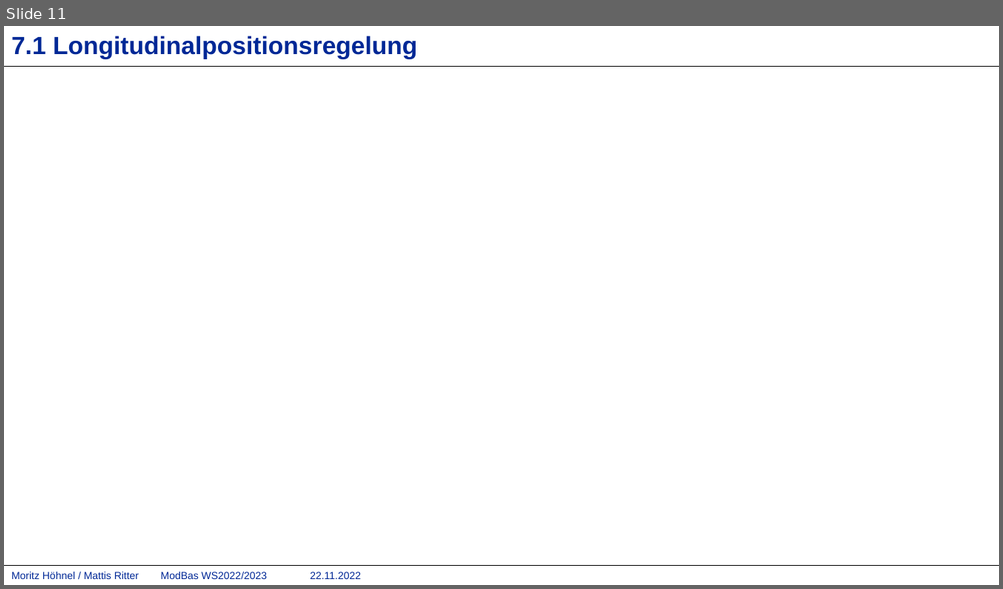
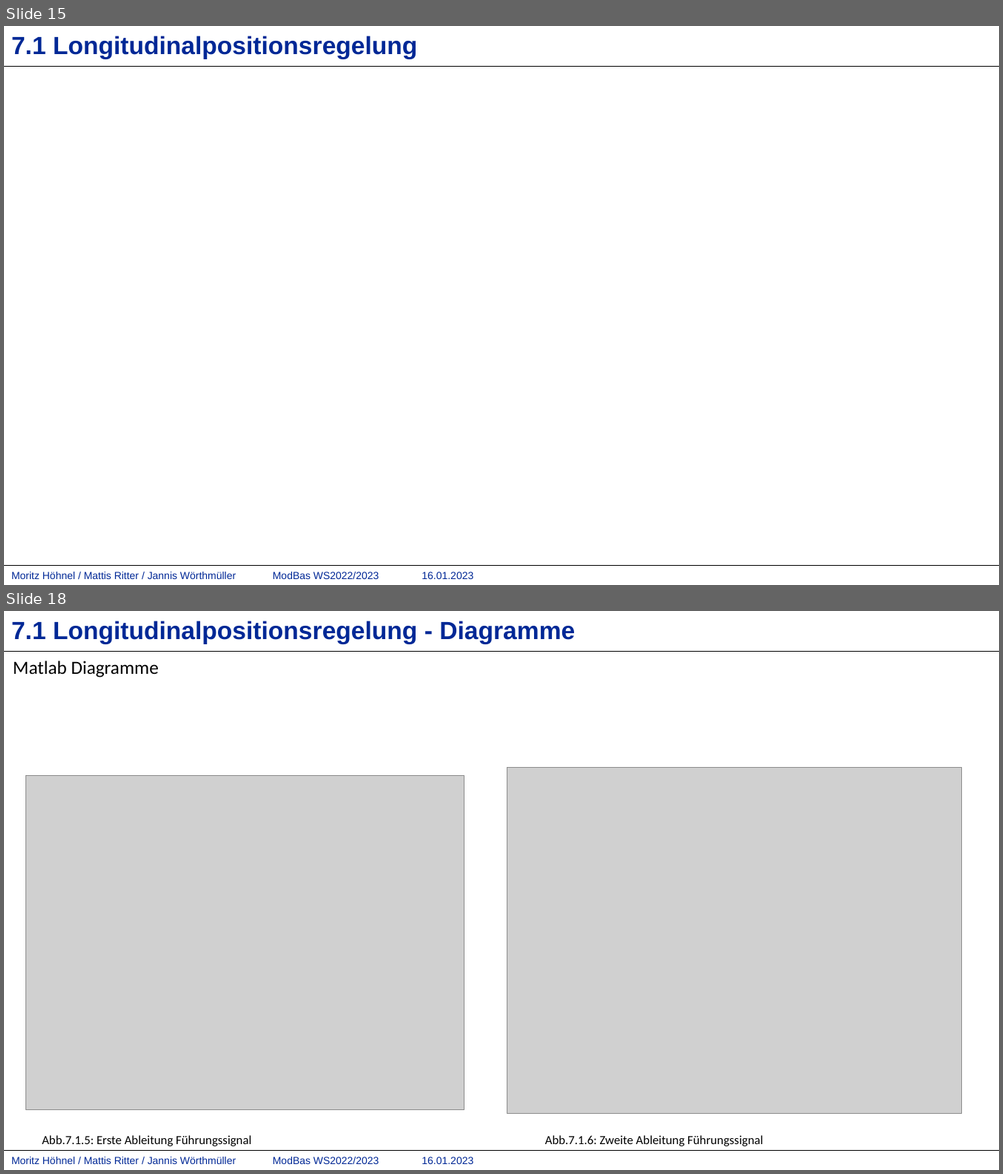
Before and after one commit to mattisritter/VerteilteSysteme, a slide deck: Modbas/Doku/ModBas.pptx. Shown one above the other, each under a label of ours: slide 11 before the commit, slides 15 and 18 after it; the slides between them are not shown. The pictures are 1003x589 and 1003x1174 pixels, drawn with LibreOffice and Linux fonts; fonts in the diff are those of the drawing; grey boxes stand for pictures; background and template pictures are left out. Boxes give left, top, right and bottom in pixels: in the first picture for what was removed or moved away, otherwise in the second. Text is boxed around its words. In the diff, an @@ line names an element or a change of style, - is before the commit and + after.

```diff
--- a/Modbas/Doku/ModBas.pptx
+++ b/Modbas/Doku/ModBas.pptx
@@ slide 18 added at box(4, 611, 999, 1170), background #FFFFFF; not listed: 3 template elements that a slide beside it also shows @@
@@ title added at box(11, 621, 575, 644), 24 pt, text #002896, bold @@
+7.1 Longitudinalpositionsregelung - Diagramme
@@ text added at box(13, 661, 159, 678), 18 pt, text #000000 @@
+Matlab Diagramme
@@ table added at box(4, 709, 998, 1144), 2 rows, 2 columns @@
+ | 
+ | 
@@ picture added at box(25, 776, 464, 1111) @@
@@ picture added at box(508, 768, 962, 1115) @@
@@ text added at box(42, 1136, 251, 1147), 12 pt, text #000000 @@
+Abb.7.1.5: Erste Ableitung Führungssignal
@@ text added at box(545, 1136, 762, 1147), 12 pt, text #000000 @@
+Abb.7.1.6: Zweite Ableitung Führungssignal
@@ what was slide 11 is now slide 15 @@
@@ slide 15 changed as well @@
@@ text at box(11, 572, 473, 580): text changed @@
-Moritz Höhnel / Mattis Ritter ModBas WS2022/2023 22.11.2022
+Moritz Höhnel / Mattis Ritter / Jannis Wörthmüller ModBas WS2022/2023 16.01.2023
```
Also in this commit, not shown: 14 other slides changed, 14 other slides added, 2 slides removed.
